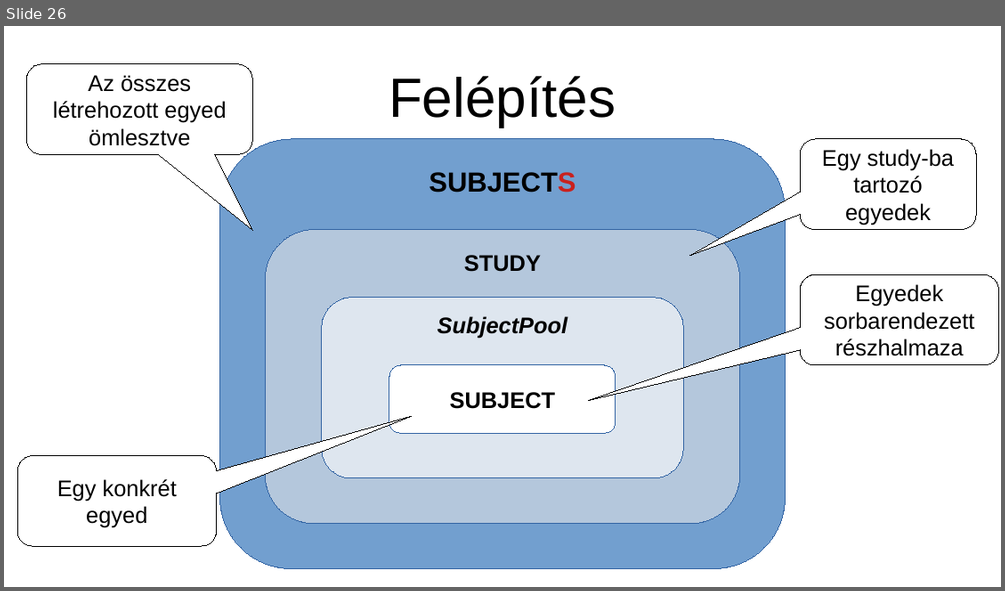
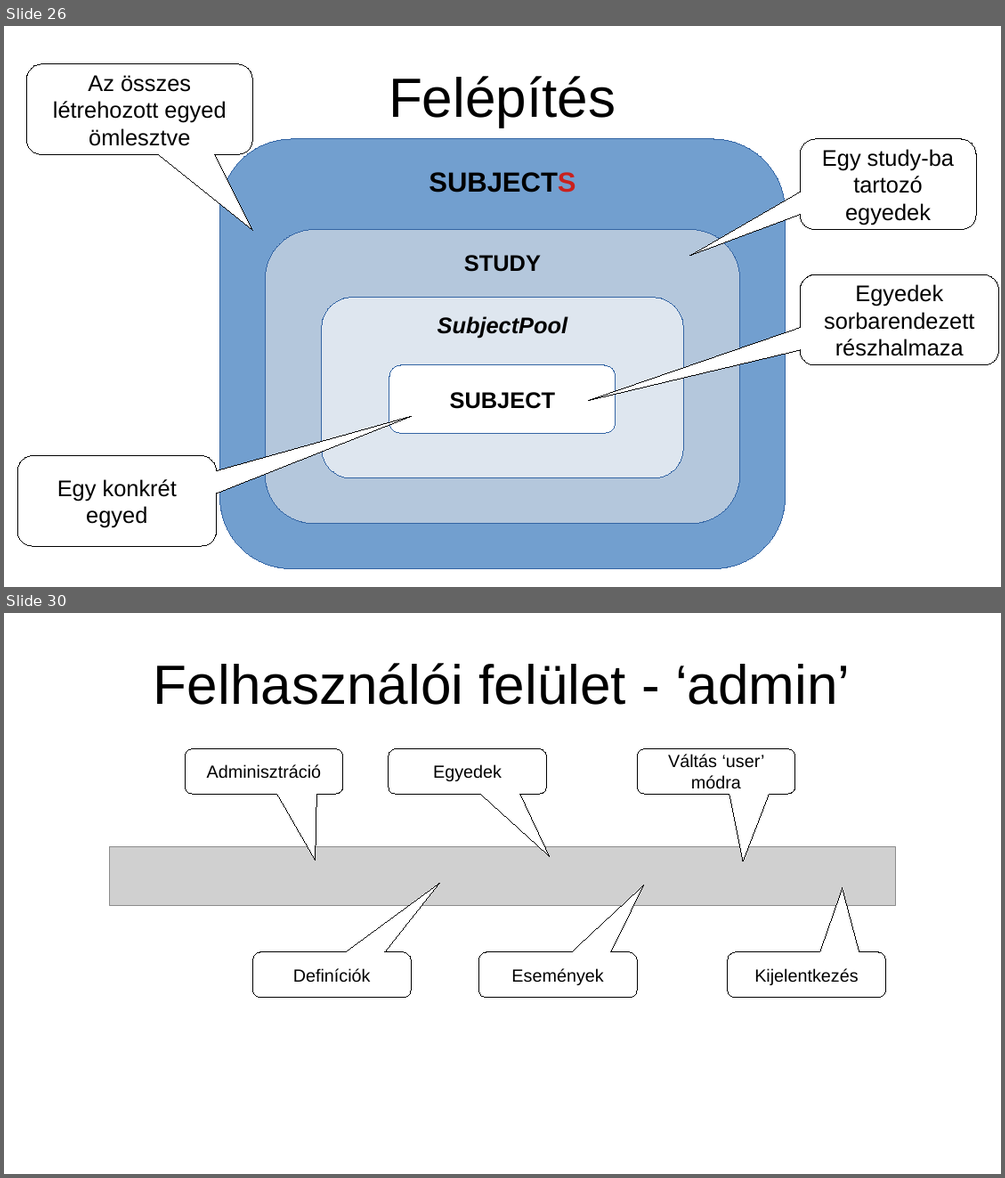
Before and after one commit to dfajtai/exam_register, a slide deck: src/online_event_recorder/howto/exam_register_manual_v0_20240305.odp. Shown one above the other, each under a label of ours: slide 26 before the commit, slides 26 and 30 after it; the slides between them are not shown. The pictures are 1005x591 and 1005x1178 pixels, drawn with LibreOffice and Linux fonts; fonts in the diff are those of the drawing; grey boxes stand for pictures. Boxes give left, top, right and bottom in pixels: in the first picture for what was removed or moved away, otherwise in the second. Text is boxed around its words. In the diff, an @@ line names an element or a change of style, - is before the commit and + after.

```diff
--- a/src/online_event_recorder/howto/exam_register_manual_v0_20240305.odp
+++ b/src/online_event_recorder/howto/exam_register_manual_v0_20240305.odp
@@ slide 30 added at (4, 613, 1001, 1174), background #FFFFFF @@
@@ title added at (154, 663, 850, 705), 44 pt, text #000000 @@
+Felhasználói felület - ‘admin’
@@ rounded speech box added at (185, 748, 343, 794), fill #FFFFFF, outline #000000 0 pt, 14 pt, text #000000 @@
+Adminisztráció
@@ rounded speech box added at (388, 748, 547, 794), fill #FFFFFF, outline #000000 0 pt, 14 pt, text #000000 @@
+Egyedek
@@ rounded speech box added at (637, 748, 795, 794), fill #FFFFFF, outline #000000 0 pt, 14 pt, text #000000 @@
+Váltás ‘user’ módra
@@ picture added at (110, 846, 896, 905) @@
@@ rounded speech box added at (252, 952, 411, 997), fill #FFFFFF, outline #000000 0 pt, 14 pt, text #000000 @@
+Definíciók
@@ rounded speech box added at (479, 952, 637, 997), fill #FFFFFF, outline #000000 0 pt, 14 pt, text #000000 @@
+Események
@@ rounded speech box added at (728, 952, 886, 997), fill #FFFFFF, outline #000000 0 pt, 14 pt, text #000000 @@
+Kijelentkezés
```
Also in this commit, not shown: 6 slides changed, 16 other slides added, 2 slides removed, 4 other files.
